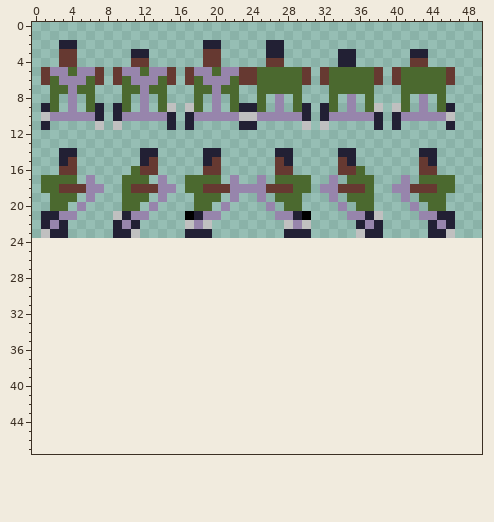
Sprite sheet -- res/bmax_segway.png. Above: the version before the commit.
The file is 80x24 pixels. Shown: x 0..49, y 0..47. The old version is drawn lined up with the new one, on the new canvas.
Now the later version:
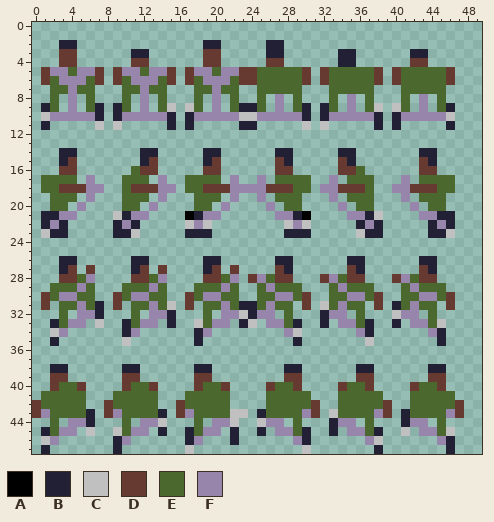
Palette (. is transparent): A #000000  B #222034  C #c0c0c0  D #663931  E #4b692f  F #9785ac
Difference:
canvas 80x24 -> 80x48
Changed rows in their new state; - is an unchanged pixel.
first column x 0:
26 ---BB------BB------BB------BB------BB------BB---
27 ---BD-D----BD-D----BD-D----DB------DB------DB---
28 ---DDEF----DDEF----DDEF-DFEDD---DFEDD---DFEDD---
29 --EEEFE---EEEFE---EEEFE--EFEEE---EFEEE---EFEEE--
30 -DEFFEE--DEFFEE--DEFFEE--EEFFED--EEFFED--EEFFED-
31 -D-EEFEB-D-EEFEC-D-EEFEBBEFEE-D-CEFEE-D-BEFEE-D-
32 ---E-FFB---E-FFB---E-FFCBFF-E---BFF-E---CFF-E---
33 --BEFF-C--BEFF-B--CEFF-BC-FFEB--B-FFEB--B-FFEC--
34 --CF------BF------BF--------FC------FB------FB--
35 --B-------C-------B----------B-------C-------B--
38 --BB------BB------BB--------BB------BB------BB--
39 --DD------DD------DD--------DD------DD------DD--
40 --DEED----DEED----DEED----DEED----DEED----DEED--
41 -EEEEE---EEEEE---EEEEE----EEEEE---EEEEE---EEEEE-
42 DEEEEE--DEEEEE--DEEEEE----EEEEED--EEEEED--EEEEED
43 DFEEEEB-DFEEEEB-DFEEEECC-BEEEEFD-CEEEEFD-BEEEEFD
44 --E-FFB---E-FFC---E-FFC--CFF-E---BFF-E---BFF-E--
45 -BEFF-C--CEFF-B--BEFF-B--B-FFEB--B-FFEB--C-FFEC-
46 -CF------BF------BF---B------FB------FC------FB-
47 -B-------B-------C------------C-------B-------B-
Boxes around the changes in both pictures, in picture pixels (x1, y1, x2, y2):
added: (32, 256, 464, 454)
